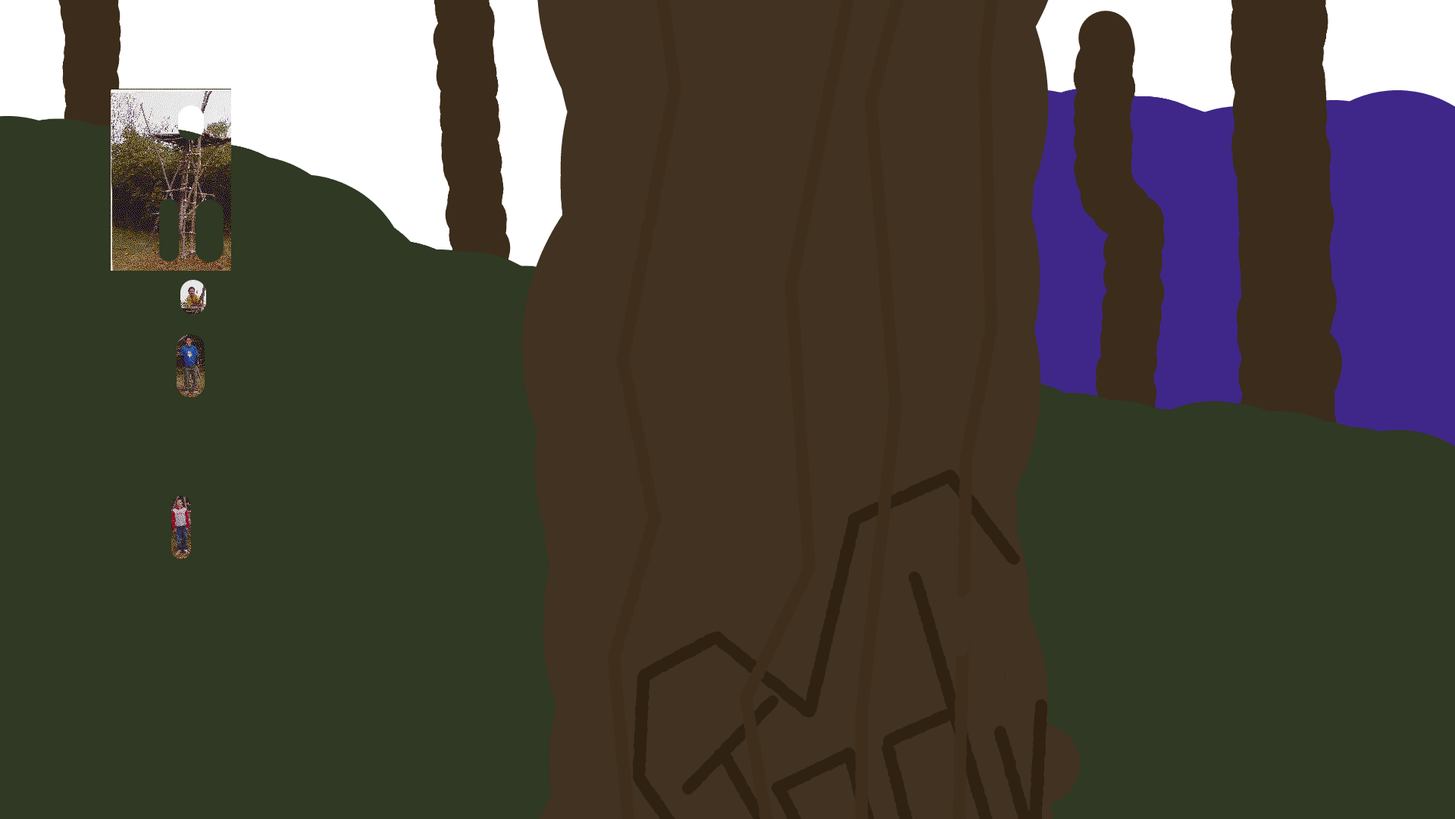
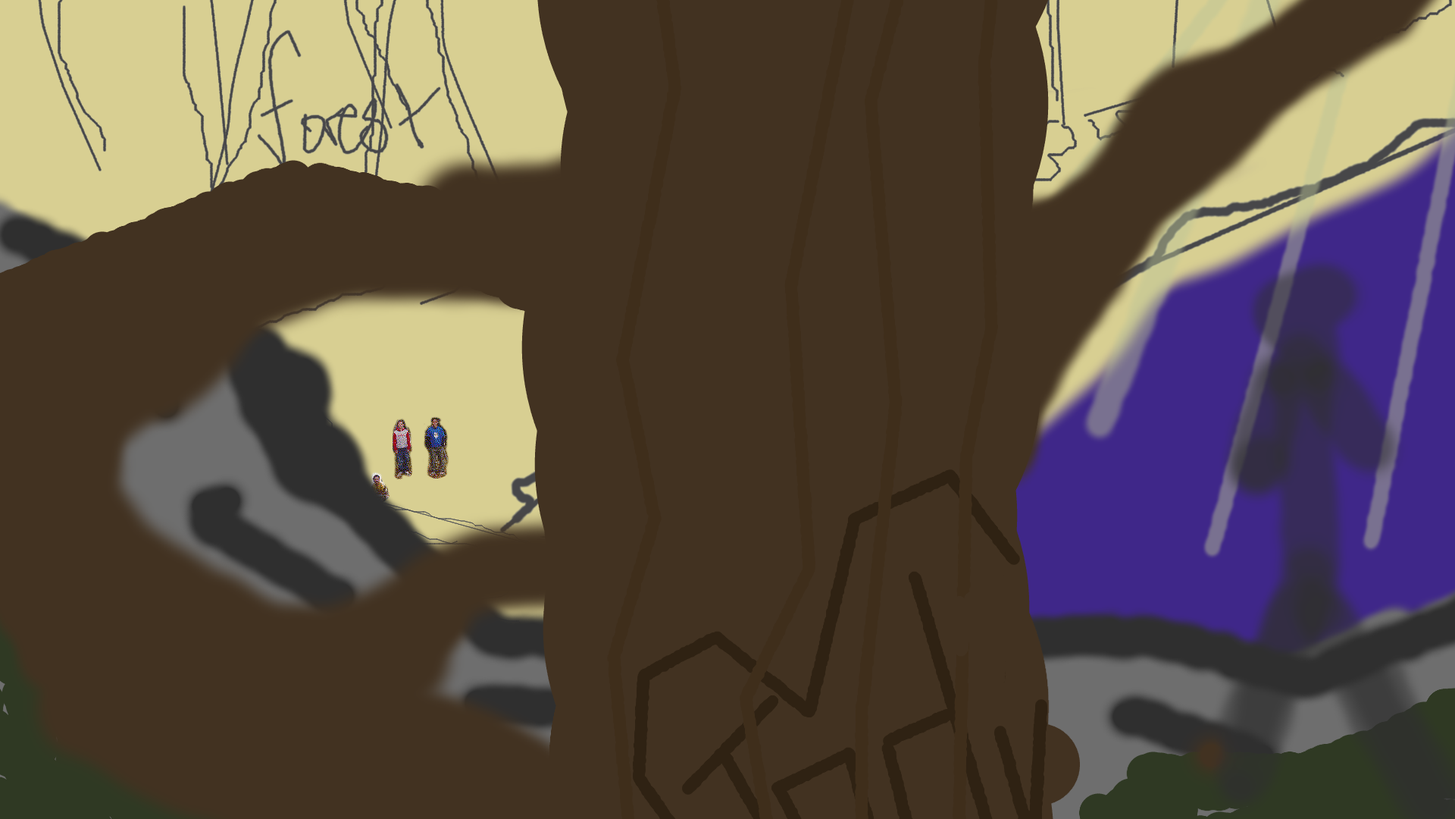
Comparing the layer stacks of the two 1455×819 images. Changes:
painted on "TreeLayerFore" over (0, 0, 1455, 819)
added layer "moss" in group "TD_Midground" over (0, 563, 1455, 819)
renamed "damn kid#1" to "L_Rockledge", painted on it over (0, 191, 1455, 819)
painted on "damn kid#2" over (176, 334, 452, 480)
painted on "damn kid#3" over (180, 279, 392, 503)
removed layer "damn kids tree fort" from group "T_Midground" over (109, 88, 232, 271)
moved "Hikers #1" into group "TD_Background", painted on it over (0, 115, 1455, 819)
renamed "Ground" to "T_TreeLine", painted on it over (58, 0, 1350, 710)
added layer "L_LightRaysBackground" in group "TD_BackgroundPond" over (0, 0, 1455, 560)
renamed "Hikers #3" to "L_BackgroundPond", painted on it over (474, 87, 1455, 819)
added layer "Pasted Layer" over (0, 0, 1455, 819)
